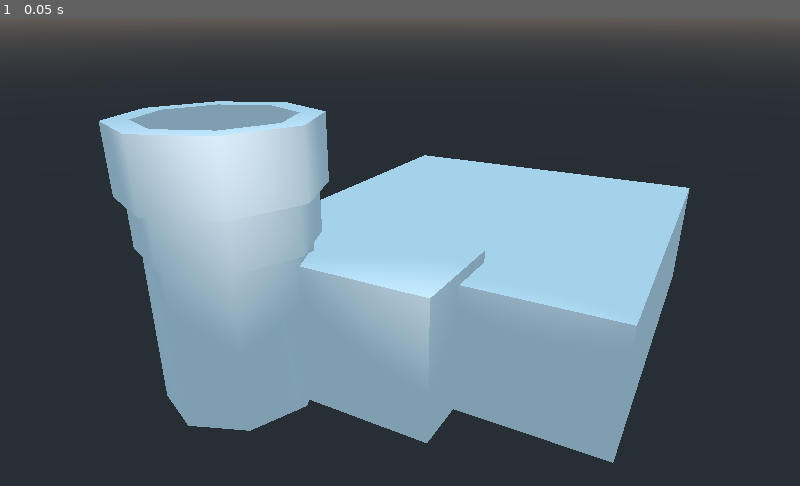
Above: before the commit, frame 1.
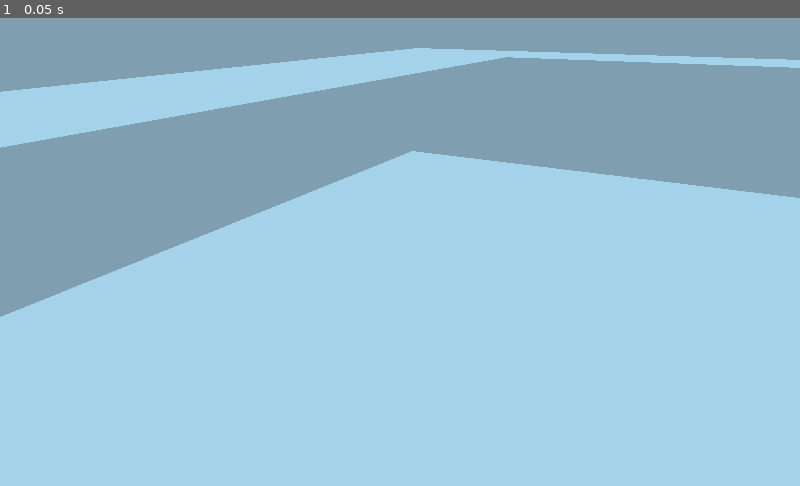
Above: after the commit, the same moment.

Repository: LCinder/EV
Game: Godot game, scene res://Scene.tscn
The game is run twice, just before and just after one commit, with the same random seed, the same clock (stepped at 60 frames per second) and the same inputs. This scene is started directly instead of the project's main scene.
Inputs:
- Up to frame 1 (0.05 s): no input

The runs differ from the first frame. In frame 1, 86% of the frame differs, in the area x 0-100%, y 0-100%.

Commit message:
Incluido entorno medio

Diff:
--- a/Practicas/Practica 1/Scene.tscn
+++ b/Practicas/Practica 1/Scene.tscn
@@ -3,7 +3,7 @@
 [node name="Spatial" type="Spatial"]
 
 [node name="Camera" type="Camera" parent="."]
-transform = Transform( 0.871787, -0.184853, 0.45367, 0, 0.926075, 0.37734, -0.489885, -0.32896, 0.80734, 14.4468, 24.7151, 53.5351 )
+transform = Transform( 0.871787, -0.184853, 0.45367, 0, 0.926075, 0.37734, -0.489885, -0.32896, 0.80734, -11.5432, -1.89952, 1.0774 )
 current = true
 fov = 43.4236
 
@@ -13,7 +13,7 @@
 omni_range = 40.73
 
 [node name="Entrada" type="CSGBox" parent="."]
-transform = Transform( 1, 0, 0, 0, 1, 0, 0, 0, 1, -11.3063, -3.73908, 9.67076 )
+transform = Transform( 1, 0, 0, 0, 1, 0, 0, 0, 1, -11.3063, -3.73908, 14.4632 )
 width = 14.366
 height = 14.456
 depth = 11.7804
@@ -44,3 +44,30 @@
 width = 4.1124
 height = 1.34041
 depth = 4.42928
+
+[node name="Castillo2" type="CSGBox" parent="Castillo"]
+transform = Transform( 1, 0, 0, 0, 1, 0, 0, 0, 1, -0.118165, 0, -1.19209e-07 )
+operation = 2
+width = 3.7977
+height = 1.20604
+depth = 4.16274
+
+[node name="Castillo3" type="CSGBox" parent="Castillo"]
+transform = Transform( 1, 0, 0, 0, 1, 0, 0, 0, 1, -0.118165, 0, -1.19209e-07 )
+width = 3.71988
+height = 0.0993205
+depth = 4.12935
+
+[node name="Castillo4" type="CSGBox" parent="Castillo"]
+transform = Transform( 1, 0, 0, 0, 1, 0, 0, 0, 1, -0.118165, 0, -1.19209e-07 )
+operation = 2
+width = 2.20237
+height = 0.0993205
+depth = 3.12567
+
+[node name="Castillo5" type="CSGBox" parent="Castillo"]
+transform = Transform( 1, 0, 0, 0, 1, 0, 0, 0, 1, 0, 1.19421, 0 )
+operation = 2
+width = 3.45021
+height = 1.34041
+depth = 2.60972
